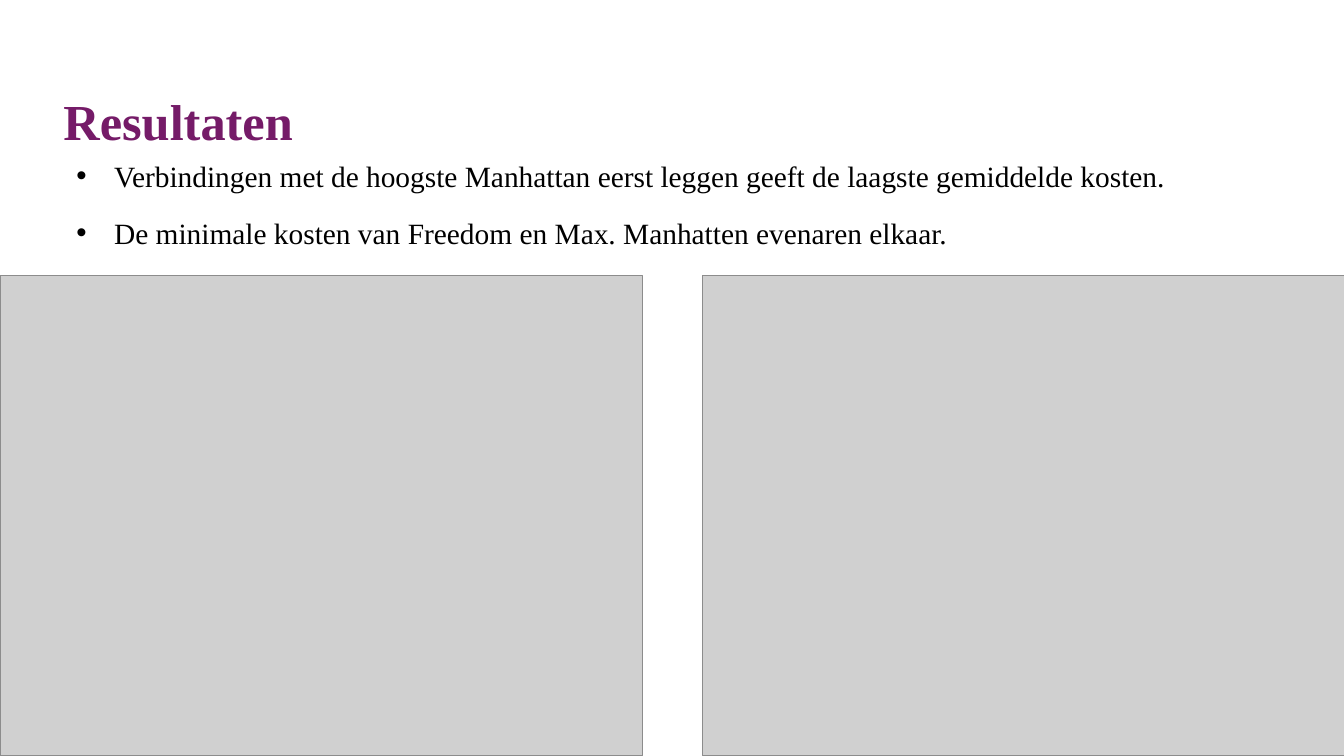
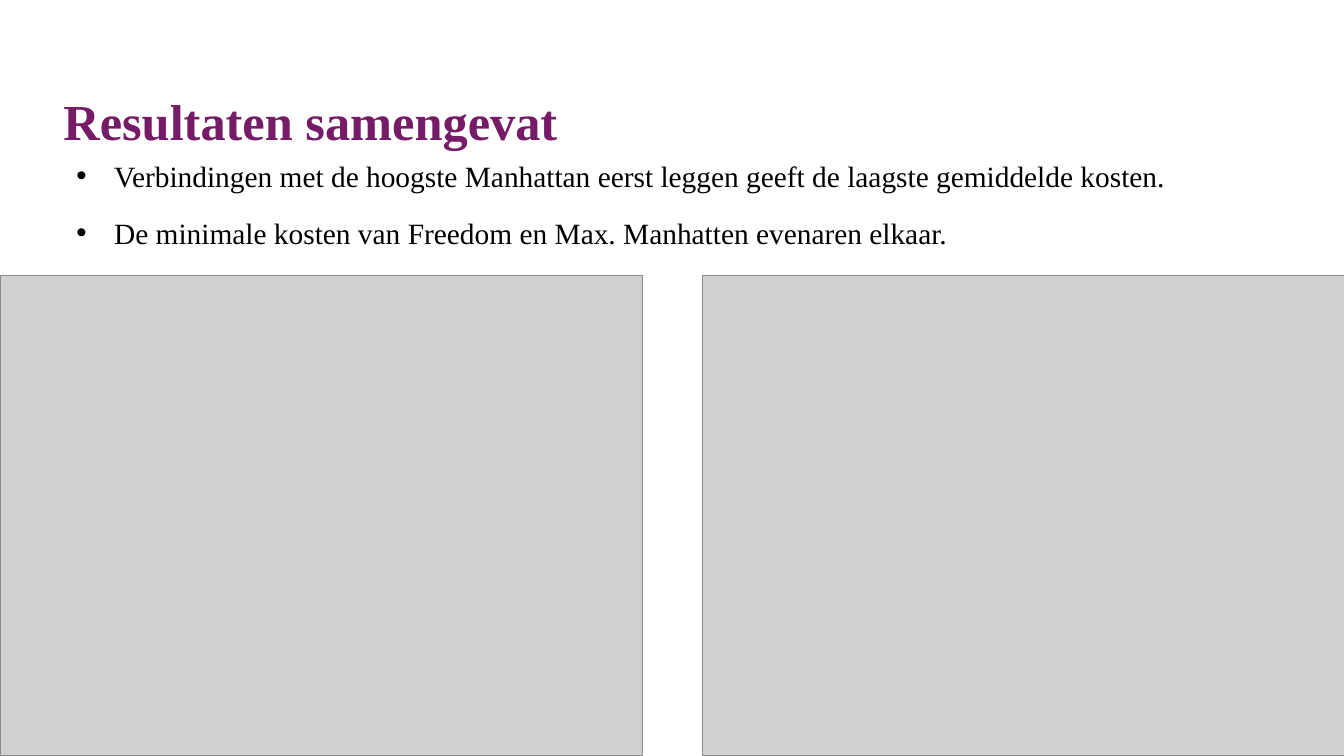
Before and after one commit to lisaeindhoven/chips-and-circuits, a slide deck: slide 24 of docs/Schutte_Eindhoven_vdLaan_C&C.pptx (slide 23 before the commit). Drawn at 1344x756 pixels with LibreOffice and Linux fonts; fonts in the diff are those of the drawing; grey boxes stand for pictures; background and template pictures are left out. Boxes give left, top, right and bottom in pixels: in the first picture for what was removed or moved away, otherwise in the second. Text is boxed around its words. In the diff, an @@ line names an element or a change of style, - is before the commit and + after.

```diff
--- a/docs/Schutte_Eindhoven_vdLaan_C&C.pptx
+++ b/docs/Schutte_Eindhoven_vdLaan_C&C.pptx
@@ title at (x1=63, y1=105, x2=557, y2=150): text changed @@
-Resultaten
+Resultaten samengevat
```
Also in this commit, not shown: 10 other slides changed, 3 slides added.
